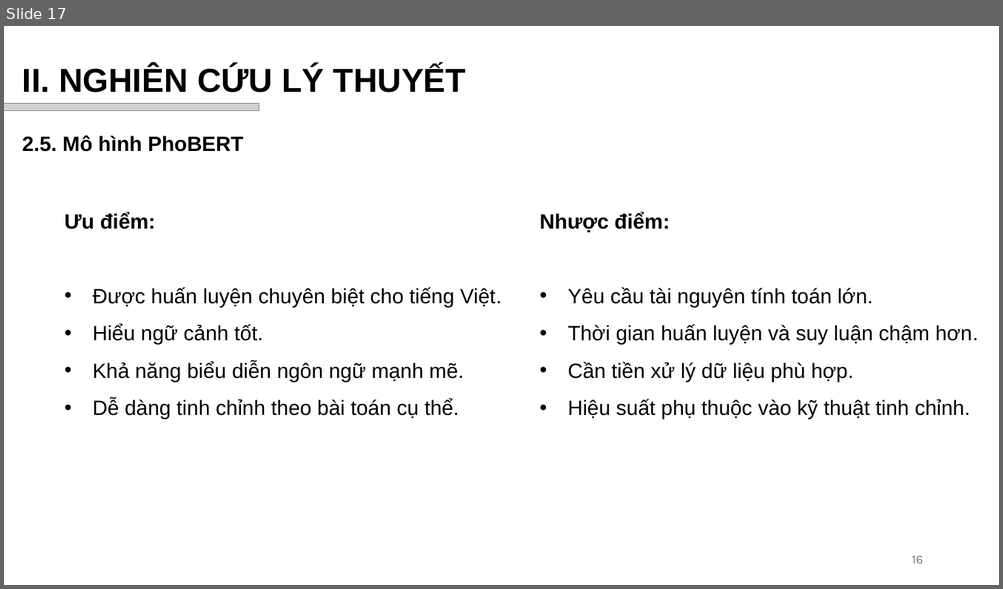
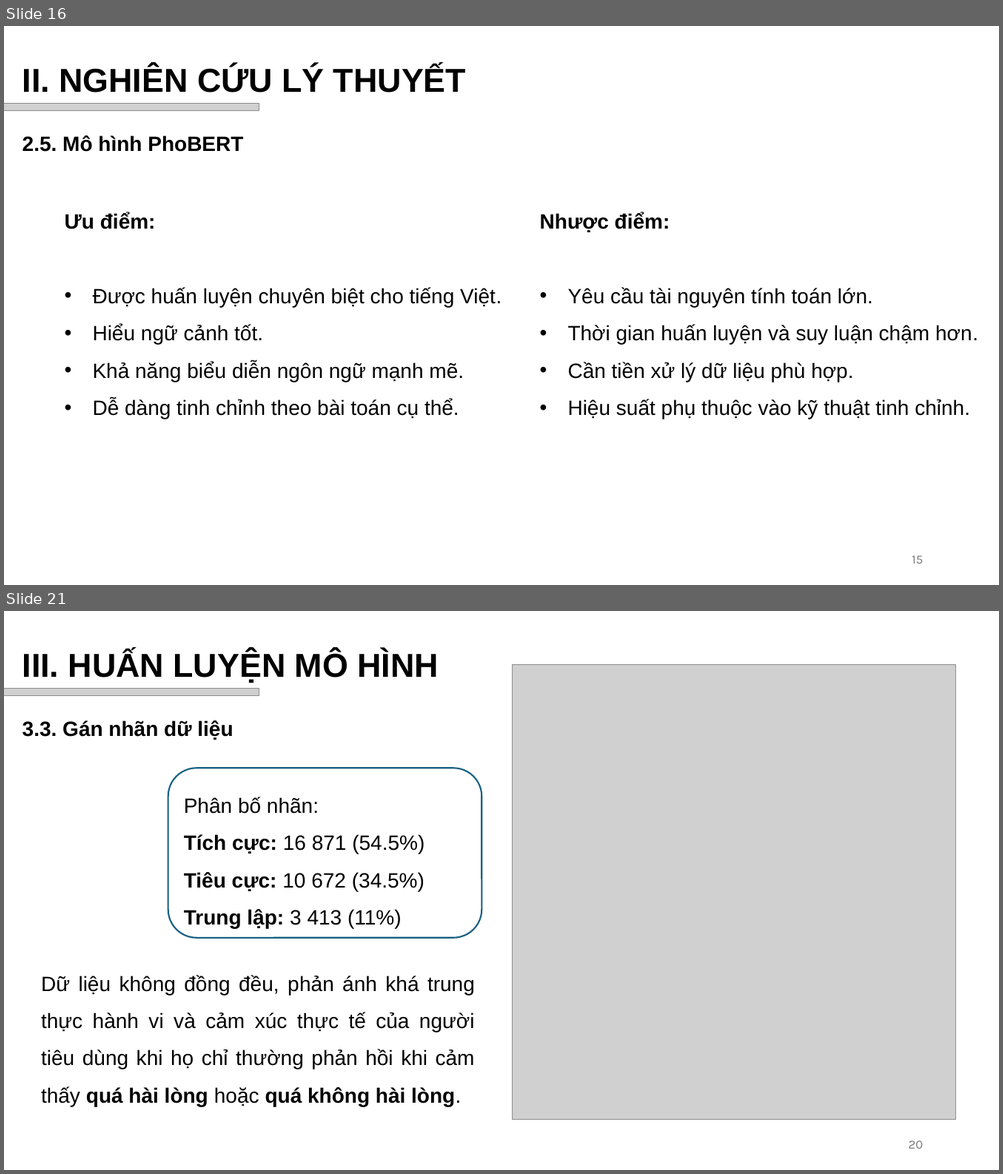
Before and after one commit to vhiepp/tn-da21ttb-110121209-duongvanhiep-sentiment-analysis, a slide deck: docs/pptx/Dương Văn Hiệp_110121209_DA21TTB.pptx. Shown one above the other, each under a label of ours: slide 17 before the commit, slides 16 and 21 after it; the slides between them are not shown. The pictures are 1003x589 and 1003x1174 pixels, drawn with LibreOffice and Linux fonts; fonts in the diff are those of the drawing; grey boxes stand for pictures; background and template pictures are left out. Boxes give left, top, right and bottom in pixels: in the first picture for what was removed or moved away, otherwise in the second. Text is boxed around its words. In the diff, an @@ line names an element or a change of style, - is before the commit and + after.

```diff
--- a/docs/pptx/Dương Văn Hiệp_110121209_DA21TTB.pptx
+++ b/docs/pptx/Dương Văn Hiệp_110121209_DA21TTB.pptx
@@ slide 21 added at (x1=4, y1=611, x2=999, y2=1170), background #FFFFFF @@
@@ text added at (x1=22, y1=651, x2=439, y2=683), 32 pt, text #000000, bold @@
+III. HUẤN LUYỆN MÔ HÌNH
@@ picture added at (x1=512, y1=665, x2=956, y2=1120) @@
@@ picture added at (x1=4, y1=689, x2=259, y2=696) @@
@@ text added at (x1=22, y1=721, x2=233, y2=740), 20 pt, text #000000, bold @@
+3.3. Gán nhãn dữ liệu
@@ rounded rectangle added at (x1=168, y1=769, x2=481, y2=939), fill #FFFFFF, outline #156082 1.5 pt, 20 pt, text #000000 @@
+Phân bố nhãn:
+Tích cực: 16 871 (54.5%)
+Tiêu cực: 10 672 (34.5%)
+Trung lập: 3 413 (11%)
@@ text added at (x1=41, y1=975, x2=475, y2=1107), 20 pt, text #000000 @@
+Dữ liệu không đồng đều, phản ánh khá trung thực hành vi và cảm xúc thực tế của người tiêu dùng khi họ chỉ thường phản hồi khi cảm thấy quá hài lòng hoặc quá không hài lòng.
@@ page number added at (x1=908, y1=1141, x2=923, y2=1149), 12 pt, text #797979 @@
+20
@@ what was slide 17 is now slide 16 @@
@@ page number at (x1=911, y1=556, x2=922, y2=564): text changed @@
-16
+15
```
Also in this commit, not shown: 2 slides changed, 17 other slides added, 1 slide removed, 1 other file.
